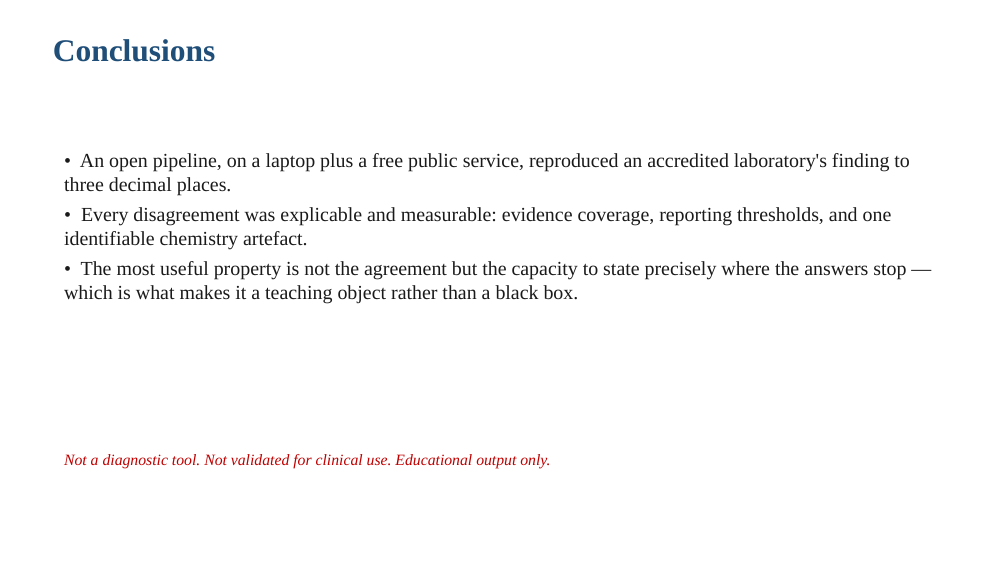
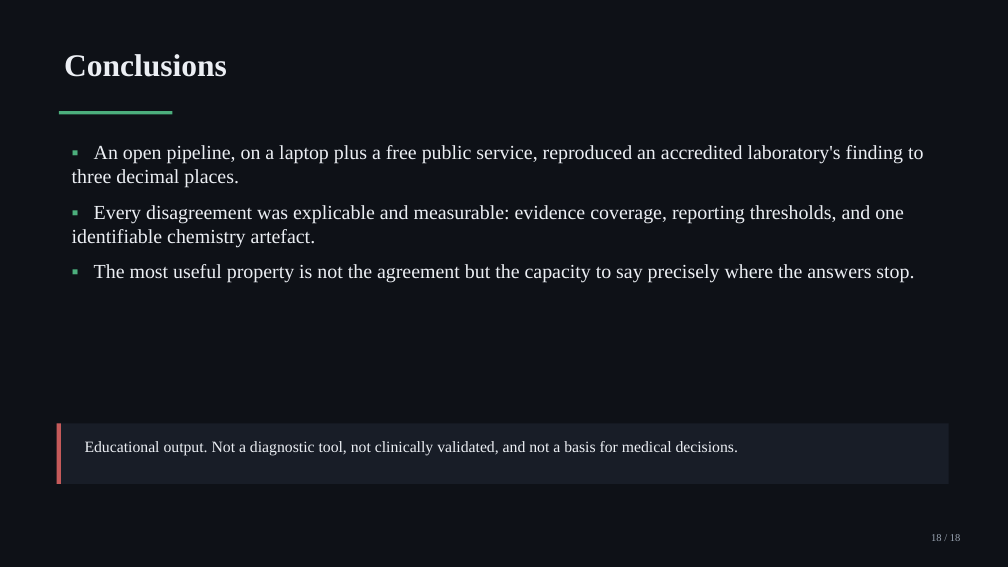
Before and after one commit to sarisiknil/tumor-profiler, a slide deck: slide 18 of report/BIO395_Presentation_DRAFT.pptx (slide 13 before the commit). Drawn at 1008x567 pixels with LibreOffice and Linux fonts; fonts in the diff are those of the drawing. Boxes give left, top, right and bottom in pixels: in the first picture for what was removed or moved away, otherwise in the second. Text is boxed around its words. In the diff, an @@ line names an element or a change of style, - is before the commit and + after.

Commit message:
Redesign the presentation: dark design system matching the dashboard, section dividers, stat panels, callouts, and four cropped dashboard screenshots; remove the absolute path from the dashboard header

```diff
--- a/report/BIO395_Presentation_DRAFT.pptx
+++ b/report/BIO395_Presentation_DRAFT.pptx
@@ rectangle added at (x1=0, y1=0, x2=1008, y2=567), fill #0E1117 @@
@@ text "Conclusions" moved from (x1=53, y1=39, x2=216, y2=62) to (x1=64, y1=54, x2=227, y2=77) @@
@@ text "Conclusions" at (x1=64, y1=54, x2=227, y2=77): text colour #1F4E79 to #ECEFF4 @@
@@ rectangle added at (x1=59, y1=111, x2=172, y2=114), fill #4CAF7D @@
@@ text at (x1=72, y1=145, x2=923, y2=283): text changed; text colour #1A1A1A to #ECEFF4 @@
-• An open pipeline, on a laptop plus a free public service, reproduced an accredited laboratory's finding to three decimal places.
-• Every disagreement was explicable and measurable: evidence coverage, reporting thresholds, and one identifiable chemistry artefact.
-• The most useful property is not the agreement but the capacity to state precisely where the answers stop — which is what makes it a teaching object rather than a black box.
+▪ An open pipeline, on a laptop plus a free public service, reproduced an accredited laboratory's finding to three decimal places.
+▪ Every disagreement was explicable and measurable: evidence coverage, reporting thresholds, and one identifiable chemistry artefact.
+▪ The most useful property is not the agreement but the capacity to say precisely where the answers stop.
@@ rectangle added at (x1=57, y1=423, x2=949, y2=484), fill #181D27 @@
@@ rectangle added at (x1=57, y1=423, x2=61, y2=484), fill #C55A5A @@
@@ text at (x1=85, y1=441, x2=738, y2=456): text changed; text colour #C00000 to #ECEFF4; italic off @@
-Not a diagnostic tool. Not validated for clinical use. Educational output only.
+Educational output. Not a diagnostic tool, not clinically validated, and not a basis for medical decisions.
@@ text added at (x1=931, y1=534, x2=960, y2=541), 10 pt, text #9AA4B2 @@
+18 / 18
```
Also in this commit, not shown: 8 other slides changed, 9 slides added, 4 slides removed, 24 other files.
